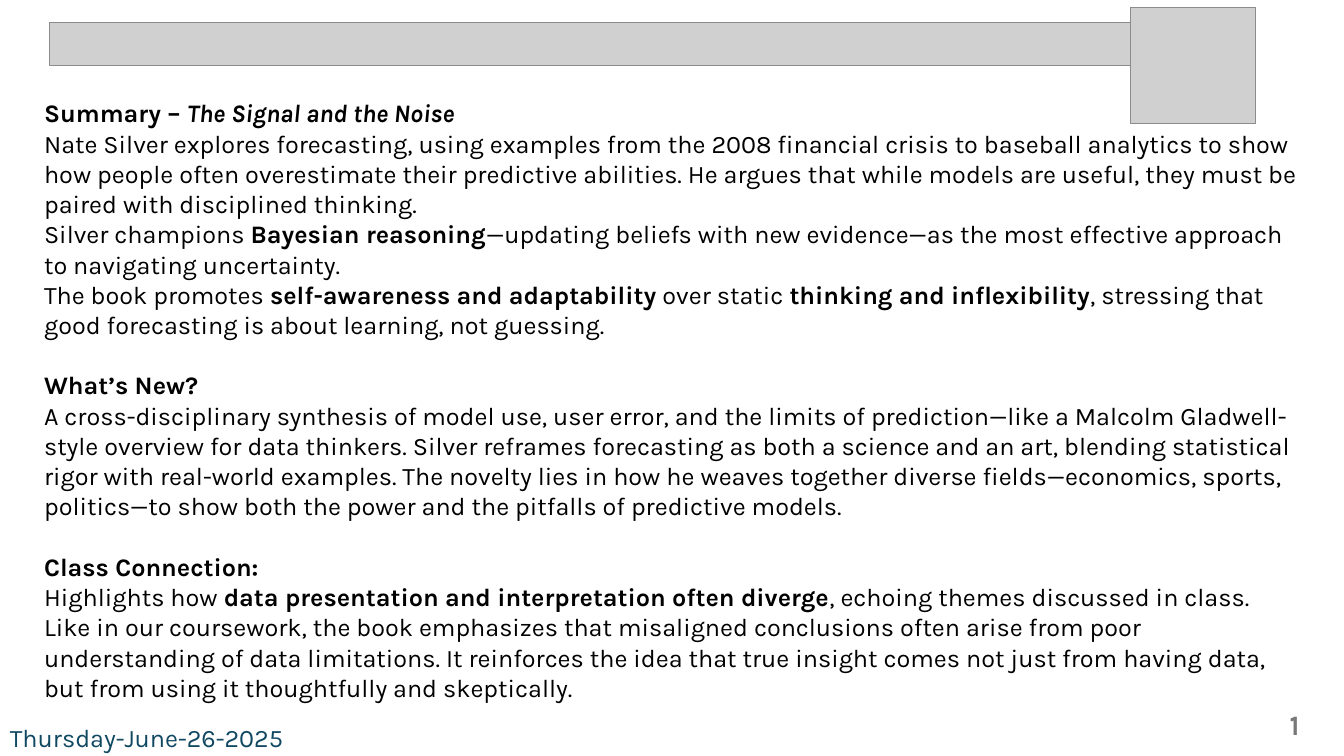
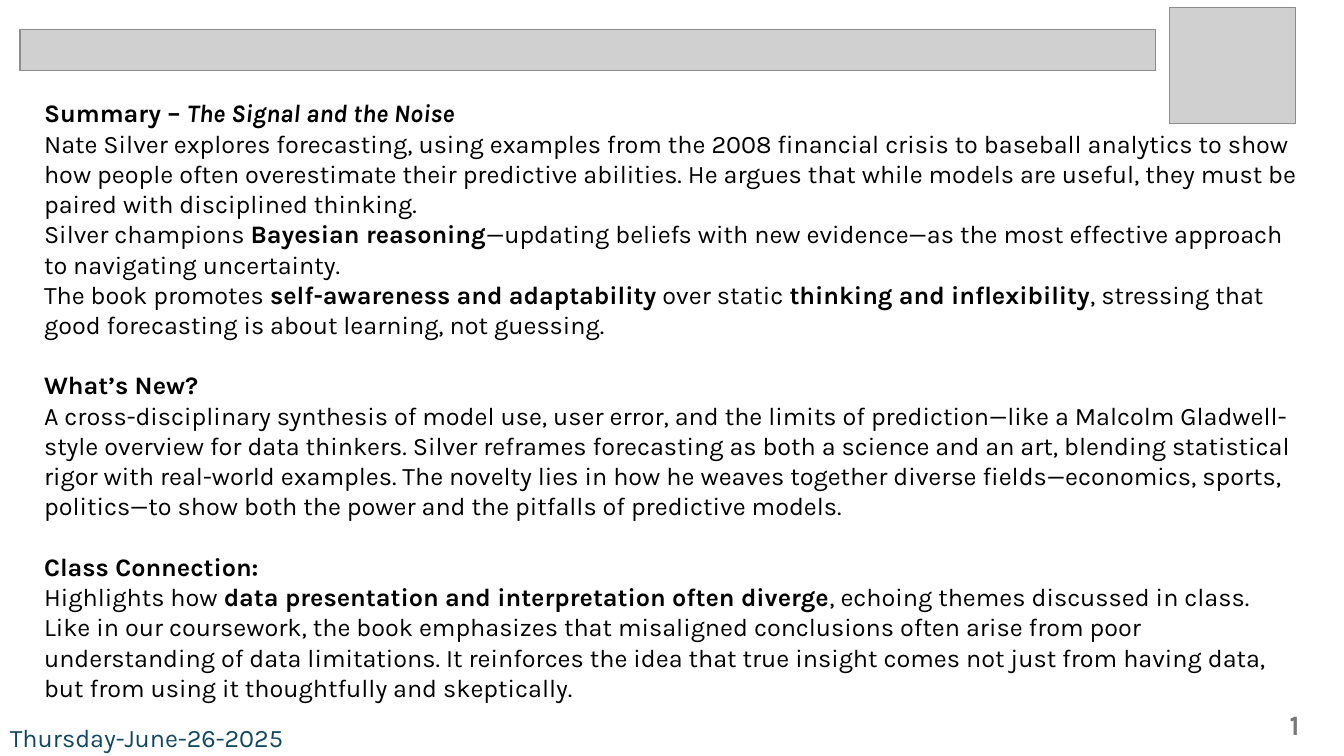
Before and after one commit to INFO-526-SU25/ds-experience-N-Herling-Mk1, a slide deck: slide 1 of DS_experience_NTH.pptx. Drawn at 1344x756 pixels with LibreOffice and Linux fonts; fonts in the diff are those of the drawing; grey boxes stand for pictures. Boxes give left, top, right and bottom in pixels: in the first picture for what was removed or moved away, otherwise in the second. Text is boxed around its words. In the diff, an @@ line names an element or a change of style, - is before the commit and + after.

Commit message:
added .pptx and .pdf versions_mk2

```diff
--- a/DS_experience_NTH.pptx
+++ b/DS_experience_NTH.pptx
@@ picture: place and size @@
-picture at (1130, 8, 1256, 124)
+picture at (1171, 8, 1297, 124)
@@ picture at (20, 30, 1156, 71): rotation 0 to 180 degrees @@
```
